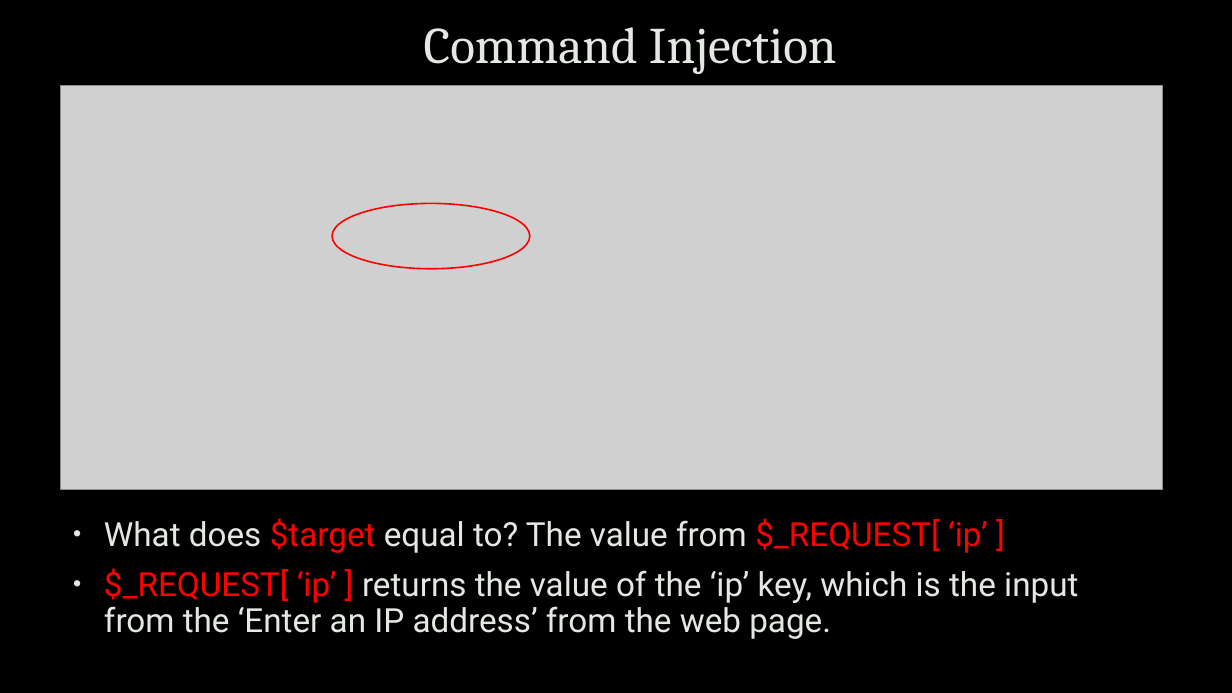
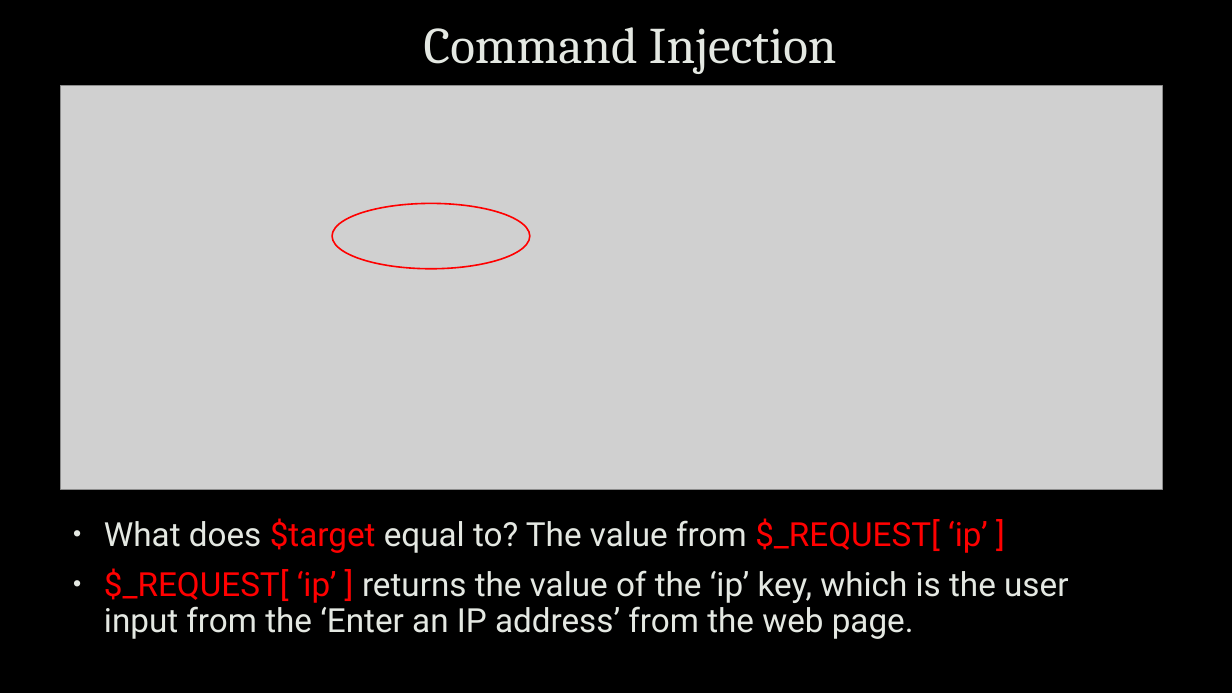
Before and after one commit to uwacyber/cits1003, a slide deck: slide 48 of cits1003-lecture_slides/CITS1003-5 Vulnerabilities-exercises.pptx (slide 45 before the commit). Drawn at 1232x693 pixels with LibreOffice and Linux fonts; fonts in the diff are those of the drawing; grey boxes stand for pictures; background and template pictures are left out. Boxes give left, top, right and bottom in pixels: in the first picture for what was removed or moved away, otherwise in the second. Text is boxed around its words. In the diff, an @@ line names an element or a change of style, - is before the commit and + after.

```diff
--- a/cits1003-lecture_slides/CITS1003-5 Vulnerabilities-exercises.pptx
+++ b/cits1003-lecture_slides/CITS1003-5 Vulnerabilities-exercises.pptx
@@ text at box(104, 568, 1068, 639): text changed @@
-• $_REQUEST[ ‘ip’ ] returns the value of the ‘ip’ key, which is the input from the ‘Enter an IP address’ from the web page.
+• $_REQUEST[ ‘ip’ ] returns the value of the ‘ip’ key, which is the user input from the ‘Enter an IP address’ from the web page.
```
Also in this commit, not shown: 14 other slides changed, 4 slides added.
